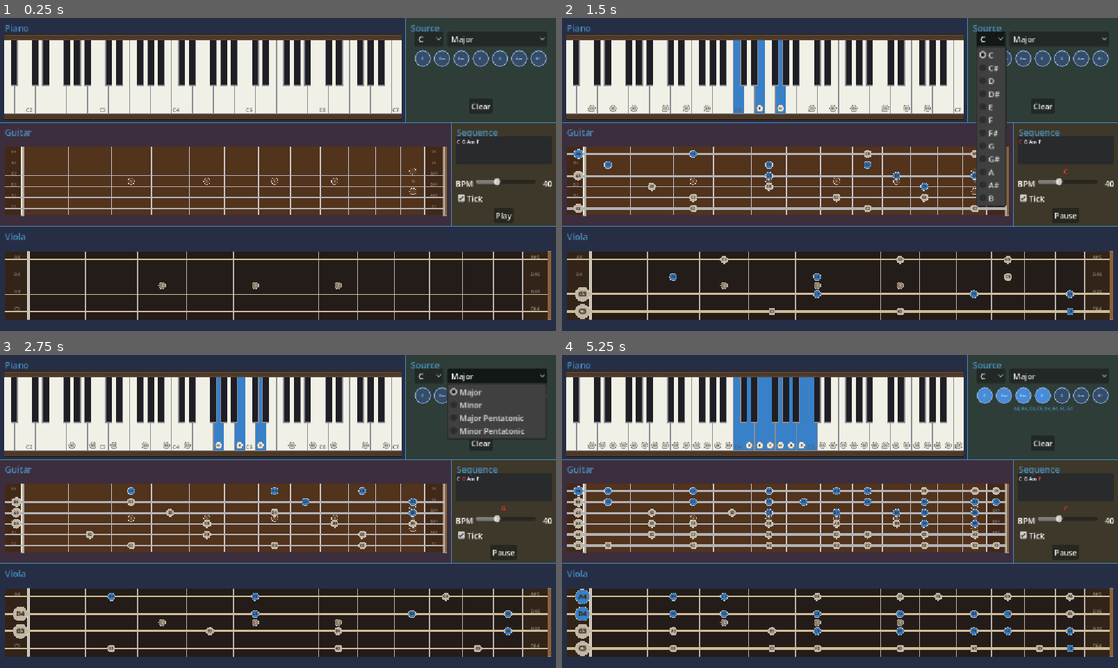
Above: before the commit, frames 1-4 (two rows, left to right).
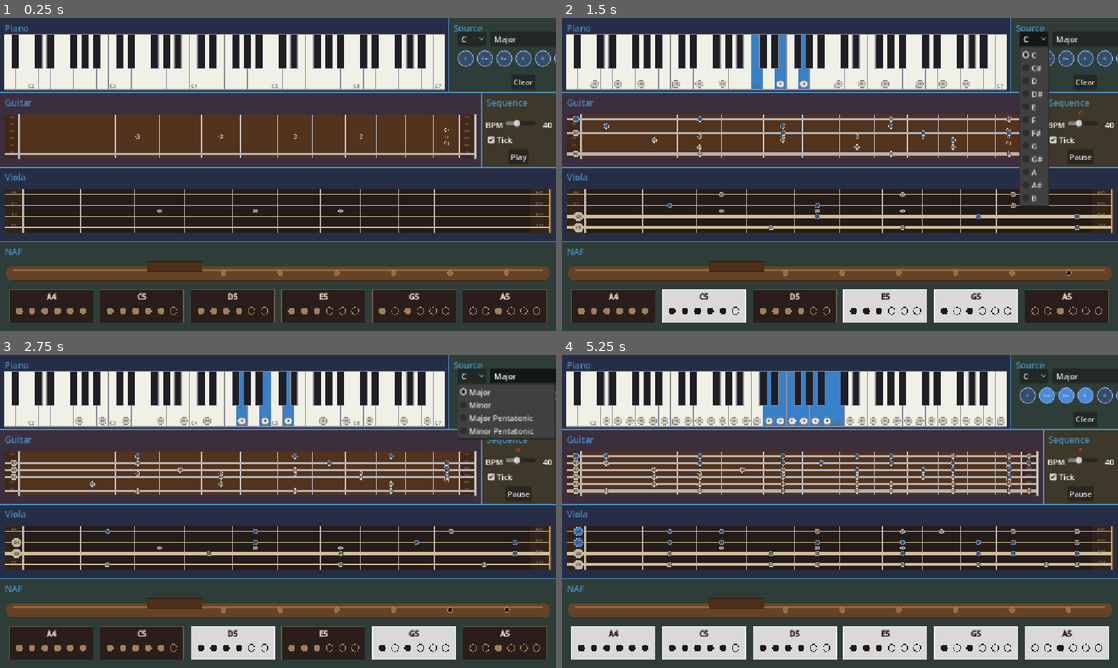
Above: after the commit, the same moments.

Repository: bitflipper42/Instrument
Game: Godot game, scene res://main.tscn
Two runs of this game, one before a commit and one after it. Both use one fixed random seed, a clock stepped at 60 frames per second and the inputs below.
Inputs:
- Up to frame 1 (0.25 s): no input
- Up to frame 2 (1.5 s): click "Play" at 0.5 s; click "C" at 1.25 s
- Up to frame 3 (2.75 s): click "Major" at 2 s
- Up to frame 4 (5.25 s): click "C" at 2.75 s; click "Dm" at 3.5 s; click "Em" at 4.25 s; click "F" at 5 s

The runs differ from the first frame. In frame 1, 62% of the frame differs, in the area x 0-100%, y 0-98%; in frame 2, 66%; in frame 3, 65%; in frame 4, 70%.

Commit message:
Add NafInstrument: six-hole Native American flute (A minor pentatonic).
Adds a NAF tile that natively plays the mode-1 minor pentatonic scale
(A4-A5) with authentic forked fingerings for the b7 and octave. Highlights
are octave-agnostic (pitch-class) and rendered in white; open/covered holes
are shown on both the flute body and per-note fingering diagrams.

Also adds per-row height weights to TileManager (add_row(weight)) so the NAF
row can be sized independently, and wires the NAF bidirectionally with the
piano/guitar/viola plus the Source and Sequence fan-out.

Co-authored-by: Cursor <cursoragent@cursor.com>

Diff:
--- a/main.gd
+++ b/main.gd
@@ -5,6 +5,7 @@
 const ViolaScene := preload("res://viola_instrument.tscn")
 const SourceScene := preload("res://source_instrument.tscn")
 const SequenceScene := preload("res://sequence_instrument.tscn")
+const NafScene := preload("res://naf_instrument.tscn")
 
 @onready var tile_manager: TileManager = $TileManager
 
@@ -22,12 +23,23 @@
 		guitar_row, SequenceScene, "Sequence", true, 1.0) as SequenceInstrument
 	var viola := tile_manager.add_tile_from_scene(ViolaScene, "Viola") as BasicInstrument
 
+	# Row 3: Native American flute (full width, taller than the other rows).
+	var naf_row := tile_manager.add_row(1.2)
+	var naf := tile_manager.add_tile_to_row(naf_row, NafScene, "NAF") as BasicInstrument
+
 	if piano and guitar:
 		piano.connect_bidirectional(guitar)
 	if piano and viola:
 		piano.connect_bidirectional(viola)
 	if guitar and viola:
 		guitar.connect_bidirectional(viola)
+	if naf:
+		if piano:
+			naf.connect_bidirectional(piano)
+		if guitar:
+			naf.connect_bidirectional(guitar)
+		if viola:
+			naf.connect_bidirectional(viola)
 
 	if source:
 		source.clear_pressed.connect(_release_all_notes)
@@ -38,6 +50,8 @@
 			source.connect_to(guitar)
 		if viola:
 			source.connect_to(viola)
+		if naf:
+			source.connect_to(naf)
 
 	if sequence:
 		if piano:
@@ -46,6 +60,8 @@
 			sequence.connect_to(guitar)
 		if viola:
 			sequence.connect_to(viola)
+		if naf:
+			sequence.connect_to(naf)
 
 
 ## Releases all notes on every instrument (Source's Clear button).
--- /dev/null
+++ b/naf_instrument.gd
@@ -0,0 +1,279 @@
+class_name NafInstrument
+extends BasicInstrument
+
+## Native American flute (6-hole, minor-pentatonic "mode 1"). Unlike the chromatic
+## keyboard/neck instruments the NAF only sounds the notes in its scale, so it
+## highlights just those incoming notes and stays dark for the rest. The body runs
+## left (mouthpiece) → right (foot); the fingering row below shows each note's
+## open/closed hole pattern.
+
+const HOLE_COUNT := 6
+## Fundamental (all holes closed). A4 = a mid-range NAF in the key of A.
+const ROOT_MIDI := 69
+## Minor-pentatonic "mode 1" fingering intervals from the root (ascending).
+const SCALE_INTERVALS: PackedInt32Array = [0, 3, 5, 7, 10, 12]
+## Open finger holes for each scale degree, by hole index (0 = mouth end … 5 = foot
+## end). The first four notes open sequentially from the foot, but the ♭7 and the
+## octave use forked/cross fingerings (Flutopedia mode-1 SNAFT
+## <xxx|xxx <xxx|xxo <xxx|xoo <xxx|ooo <xox|ooo <oox|ooo).
+const FINGERINGS: Array[PackedInt32Array] = [
+	[],                  # A  root      ●●●●●●
+	[5],                 # C  ♭3        ●●●●●○
+	[4, 5],              # D  4         ●●●●○○
+	[3, 4, 5],           # E  5         ●●●○○○
+	[1, 3, 4, 5],        # G  ♭7        ●○●○○○ (forked)
+	[0, 1, 3, 4, 5],     # A  octave    ○○●○○○ (forked)
+]
+## Single (normal breath) register.
+const REGISTER_COUNT := 1
+
+const TITLE_HEIGHT := 28.0
+const BOARD_PADDING := Vector2(12.0, 10.0)
+
+@export var tube_color: Color = Color(0.40, 0.26, 0.15)
+@export var tube_highlight_color: Color = Color(0.56, 0.40, 0.24)
+@export var tube_edge_color: Color = Color(0.20, 0.13, 0.08)
+@export var block_color: Color = Color(0.30, 0.19, 0.11)
+## Covered hole: a solid (lighter) plug sitting on the wood.
+@export var hole_closed_color: Color = Color(0.58, 0.43, 0.26)
+## Open hole: a dark void you can see into.
+@export var hole_open_color: Color = Color(0.06, 0.04, 0.03)
+@export var hole_ring_color: Color = Color(0.62, 0.50, 0.36)
+@export var cell_bg_color: Color = Color(0.16, 0.12, 0.10)
+@export var cell_border_color: Color = Color(0.42, 0.34, 0.26)
+@export var marker_color: Color = Color(0.76, 0.72, 0.64)
+@export var active_marker_color: Color = Color(1.0, 1.0, 1.0)
+@export var label_color: Color = Color(0.86, 0.82, 0.74)
+@export var marker_text_color: Color = Color(0.14, 0.10, 0.06)
+
+var _tube_rect := Rect2()
+var _block_rect := Rect2()
+var _hole_centers: Array[Vector2] = []
+var _hole_radius := 0.0
+var _fingering_cells: Array[Dictionary] = []
+var _bold_font: FontVariation
+
+
+func _ready() -> void:
+	super._ready()
+	if title == "Instrument":
+		title = "NAF"
+	_bold_font = FontVariation.new()
+	_bold_font.base_font = ThemeDB.fallback_font
+	_bold_font.variation_embolden = 1.2
+
+
+func receive_midi(message: MidiMessage) -> void:
+	super.receive_midi(message)
+	queue_redraw()
+
+
+## A NAF can only sound the notes in its pentatonic scale.
+func _can_play(note: String) -> bool:
+	return _is_scale_note(note)
+
+
+## The NAF ignores octave when highlighting: a fingering lights up whenever its
+## pitch class is sounding anywhere (no separate octave-neighbor markers).
+func _note_matches(key_note: String) -> bool:
+	return is_pitch_class_active(key_note)
+
+
+func _draw() -> void:
+	_update_layout()
+	_draw_tile_chrome()
+	_draw_flute()
+	_draw_fingerings()
+
+
+func _draw_tile_chrome() -> void:
+	var rect := Rect2(Vector2.ZERO, tile_size)
+	draw_rect(rect, tile_color, true)
+	draw_rect(rect, border_color, false, border_width)
+	if title != "":
+		var font := ThemeDB.fallback_font
+		var font_size := 18
+		draw_string(
+			font, Vector2(10.0, 10.0 + font_size), title,
+			HORIZONTAL_ALIGNMENT_LEFT, -1, font_size, border_color)
+
+
+func _body_rect() -> Rect2:
+	var origin := BOARD_PADDING + Vector2(0.0, TITLE_HEIGHT)
+	var size := tile_size - origin - BOARD_PADDING
+	size.x = maxf(size.x, 0.0)
+	size.y = maxf(size.y, 0.0)
+	return Rect2(origin, size)
+
+
+func _update_layout() -> void:
+	_hole_centers.clear()
+	_fingering_cells.clear()
+
+	var body := _body_rect()
+	if body.size.x <= 0.0 or body.size.y <= 0.0:
+		_tube_rect = Rect2()
+		_block_rect = Rect2()
+		return
+
+	var tube_band_h := body.size.y * 0.40
+	var tube_h := minf(tube_band_h * 0.55, 64.0)
+	var tube_y := body.position.y + (tube_band_h - tube_h) * 0.5
+	_tube_rect = Rect2(body.position.x, tube_y, body.size.x, tube_h)
+
+	# Block ("bird"/fetish) sits on top of the tube around the left third.
+	var block_w := _tube_rect.size.x * 0.10
+	var block_h := tube_h * 0.7
+	var block_x := _tube_rect.position.x + _tube_rect.size.x * 0.26
+	_block_rect = Rect2(block_x, _tube_rect.position.y - block_h * 0.45, block_w, block_h)
+
+	# Six finger holes spread across the right portion of the tube.
+	_hole_radius = minf(tube_h * 0.18, _tube_rect.size.x * 0.02)
+	var holes_left := _tube_rect.position.x + _tube_rect.size.x * 0.40
+	var holes_right := _tube_rect.position.x + _tube_rect.size.x * 0.92
+	var hole_cy := _tube_rect.position.y + _tube_rect.size.y * 0.5
+	for h in HOLE_COUNT:
+		var t := float(h) / float(HOLE_COUNT - 1)
+		_hole_centers.append(Vector2(lerpf(holes_left, holes_right, t), hole_cy))
+
+	# Fingering rows below the tube, one per register.
+	var fingers_top := body.position.y + tube_band_h
+	var fingers_h := body.size.y - tube_band_h
+	var row_h := fingers_h / float(REGISTER_COUNT)
+	var cols := SCALE_INTERVALS.size()
+	var cell_w := body.size.x / float(cols)
+	for r in REGISTER_COUNT:
+		var row_y := fingers_top + row_h * float(r)
+		for i in cols:
+			var rect := Rect2(
+				Vector2(body.position.x + cell_w * float(i) + cell_w * 0.04, row_y + row_h * 0.08),
+				Vector2(cell_w * 0.92, row_h * 0.84))
+			_fingering_cells.append({
+				"note": _note_for(r, i),
+				"rect": rect,
+				"register": r,
+				"index": i,
+				"open_holes": FINGERINGS[i],
+			})
+
+
+func _draw_flute() -> void:
+	if _tube_rect.size.x <= 0.0 or _tube_rect.size.y <= 0.0:
+		return
+	_draw_tube()
+
+	draw_rect(_block_rect, block_color, true)
+	draw_rect(_block_rect, tube_edge_color, false, 1.0)
+
+	var open_set := _active_open_holes()
+	for h in HOLE_COUNT:
+		var center: Vector2 = _hole_centers[h]
+		if open_set.has(h):
+			draw_circle(center, _hole_radius, hole_open_color)
+			draw_arc(center, _hole_radius, 0.0, TAU, 24, hole_ring_color, 1.5)
+		else:
+			draw_circle(center, _hole_radius, hole_closed_color)
+			draw_arc(center, _hole_radius, 0.0, TAU, 24, hole_ring_color, 1.0)
+
+
+func _draw_tube() -> void:
+	var r := _tube_rect
+	var radius := r.size.y * 0.5
+	var inner_w := maxf(r.size.x - radius * 2.0, 0.0)
+	draw_rect(Rect2(r.position.x + radius, r.position.y, inner_w, r.size.y), tube_color, true)
+	draw_circle(Vector2(r.position.x + radius, r.position.y + radius), radius, tube_color)
+	draw_circle(Vector2(r.position.x + r.size.x - radius, r.position.y + radius), radius, tube_color)
+
+	# Cylinder highlight stripe near the top.
+	var stripe_y := r.position.y + r.size.y * 0.28
+	draw_line(
+		Vector2(r.position.x + radius, stripe_y),
+		Vector2(r.position.x + r.size.x - radius, stripe_y),
+		tube_highlight_color, maxf(r.size.y * 0.10, 1.0))
+
+	# Edge lines along the straight section.
+	draw_line(
+		Vector2(r.position.x + radius, r.position.y),
+		Vector2(r.position.x + r.size.x - radius, r.position.y), tube_edge_color, 1.0)
+	draw_line(
+		Vector2(r.position.x + radius, r.position.y + r.size.y),
+		Vector2(r.position.x + r.size.x - radius, r.position.y + r.size.y), tube_edge_color, 1.0)
+
+
+func _draw_fingerings() -> void:
+	var font := _bold_font
+	for cell in _fingering_cells:
+		var rect: Rect2 = cell["rect"]
+		if rect.size.x <= 0.0 or rect.size.y <= 0.0:
+			continue
+		var note: String = cell["note"]
+		var is_primary := _note_matches(note)
+
+		var bg := cell_bg_color
+		var border := cell_border_color
+		if is_primary:
+			bg = active_marker_color.darkened(0.15)
+			border = active_marker_color
+		draw_rect(rect, bg, true)
+		draw_rect(rect, border, false, 1.5 if is_primary else 1.0)
+
+		var label := _normalize_pitch(note)
+		var label_size := clampi(int(rect.size.y * 0.22), 9, 16)
+		var label_col := marker_text_color if is_primary else label_color
+		var ascent := font.get_ascent(label_size)
+		draw_string(
+			font, Vector2(rect.position.x, rect.position.y + ascent + rect.size.y * 0.06),
+			label, HORIZONTAL_ALIGNMENT_CENTER, rect.size.x, label_size, label_col)
+
+		_draw_hole_pattern(rect, cell["open_holes"], is_primary)
+
+
+func _draw_hole_pattern(rect: Rect2, open_holes: PackedInt32Array, primary: bool) -> void:
+	var diag_y := rect.position.y + rect.size.y * 0.64
+	var side_margin := rect.size.x * 0.12
+	var span := maxf(rect.size.x - side_margin * 2.0, 0.0)
+	var radius := minf(span / float(HOLE_COUNT) * 0.32, rect.size.y * 0.12)
+	if radius <= 0.0:
+		return
+	var ring := marker_text_color if primary else hole_ring_color
+	for h in HOLE_COUNT:
+		var t := float(h) / float(HOLE_COUNT - 1)
+		var center := Vector2(rect.position.x + side_margin + span * t, diag_y)
+		if open_holes.has(h):
+			draw_arc(center, radius, 0.0, TAU, 18, ring, 1.5)
+		else:
+			draw_circle(center, radius, ring)
+
+
+## Open finger holes for the primary active fingering, used to animate the body
+## holes. Returns an empty set when nothing (or only octave neighbors) is sounding.
+func _active_open_holes() -> PackedInt32Array:
+	for cell in _fingering_cells:
+		if _note_matches(cell["note"]):
+			return cell["open_holes"]
+	return PackedInt32Array()
+
+
+func _note_at(local_pos: Vector2) -> String:
+	_update_layout()
+	for cell in _fingering_cells:
+		if (cell["rect"] as Rect2).has_point(local_pos):
+			return cell["note"]
+	return ""
+
+
+func _note_for(register: int, index: int) -> String:
+	return _midi_to_name(ROOT_MIDI + SCALE_INTERVALS[index] + 12 * register)
+
+
+func _scale_midis() -> PackedInt32Array:
+	var out := PackedInt32Array()
+	for r in REGISTER_COUNT:
+		for interval in SCALE_INTERVALS:
+			out.append(ROOT_MIDI + interval + 12 * r)
+	return out
+
+
+func _is_scale_note(note: String) -> bool:
+	var midi := _name_to_midi(note)
+	return midi >= 0 and _scale_midis().has(midi)
--- /dev/null
+++ b/naf_instrument.tscn
@@ -0,0 +1,6 @@
+[gd_scene format=3]
+
+[ext_resource type="Script" path="res://naf_instrument.gd" id="1_naf"]
+
+[node name="NafInstrument" type="Node2D"]
+script = ExtResource("1_naf")
--- a/tile_manager.gd
+++ b/tile_manager.gd
@@ -19,6 +19,10 @@
 
 ## Rows of tiles. Each row is an Array of { "tile": InstTile, "square": bool }.
 var rows: Array = []
+
+## Per-row vertical weight (parallel to `rows`). Rows split the viewport height in
+## proportion to these weights, so a weight < 1.0 makes a row shorter than the rest.
+var row_weights: Array[float] = []
 
 const _PALETTE: Array[Color] = [
 	Color(0.15, 0.18, 0.27),
@@ -44,9 +48,11 @@
 	return out
 
 
-## Appends an empty row and returns its index.
-func add_row() -> int:
+## Appends an empty row and returns its index. `weight` sets the row's share of the
+## viewport height relative to other rows (1.0 = a normal full-height row).
+func add_row(weight: float = 1.0) -> int:
 	rows.append([])
+	row_weights.append(weight)
 	return rows.size() - 1
 
 
@@ -92,6 +98,8 @@
 				tile.queue_free()
 				if row.is_empty():
 					rows.remove_at(r)
+					if r < row_weights.size():
+						row_weights.remove_at(r)
 				arrange_tiles()
 				return
 
@@ -112,11 +120,23 @@
 	var screen := get_viewport().get_visible_rect().size
 	var available := screen - margin * 2.0
 	var total_v_spacing := spacing * float(row_count - 1)
-	var row_height := (available.y - total_v_spacing) / float(row_count)
+	var content_height := available.y - total_v_spacing
+	var total_weight := 0.0
+	for i in row_count:
+		total_weight += _row_weight(i)
+	if total_weight <= 0.0:
+		total_weight = float(row_count)
 	var y := margin.y
-	for row in rows:
-		_arrange_row(row, margin.x, y, available.x, row_height)
+	for i in row_count:
+		var row_height := content_height * (_row_weight(i) / total_weight)
+		_arrange_row(rows[i], margin.x, y, available.x, row_height)
 		y += row_height + spacing
+
+
+func _row_weight(row_index: int) -> float:
+	if row_index < 0 or row_index >= row_weights.size():
+		return 1.0
+	return row_weights[row_index]
 
 
 func _arrange_row(row: Array, x0: float, y: float, total_width: float, row_height: float) -> void:
Not shown, changed: README.md
